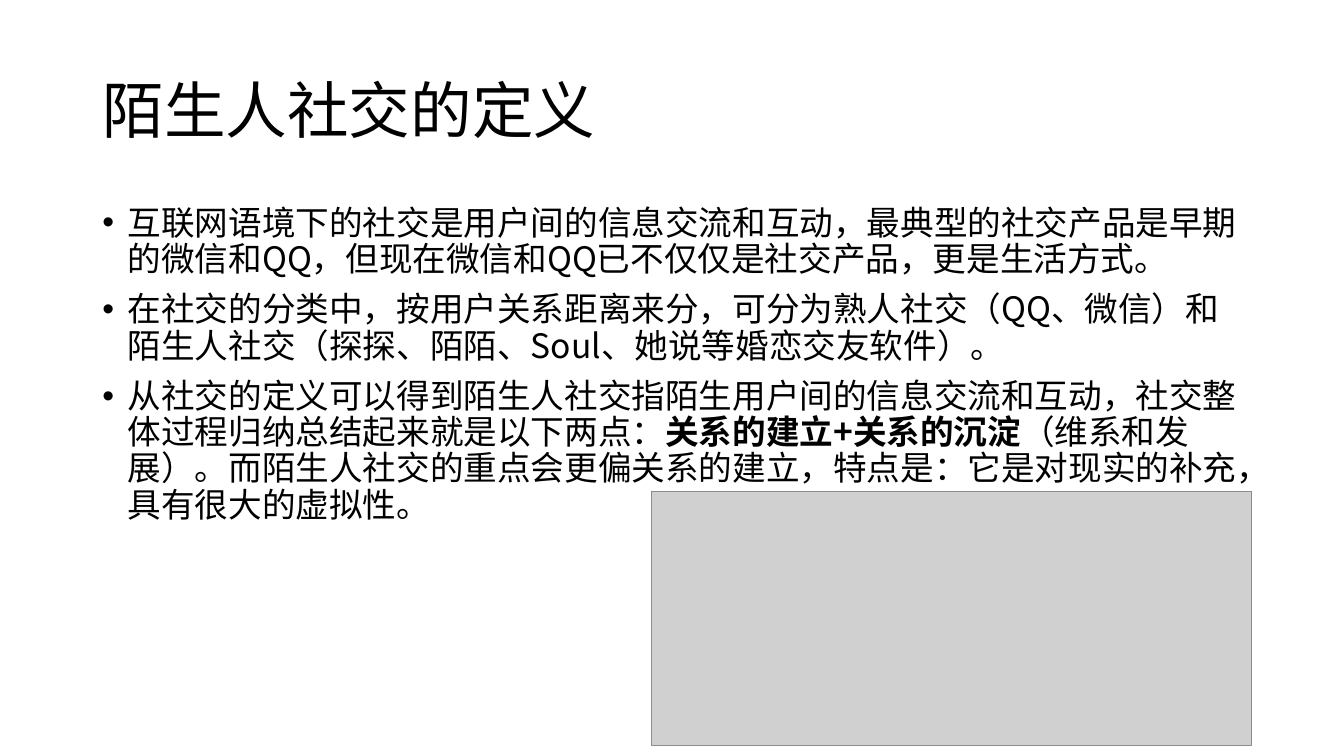
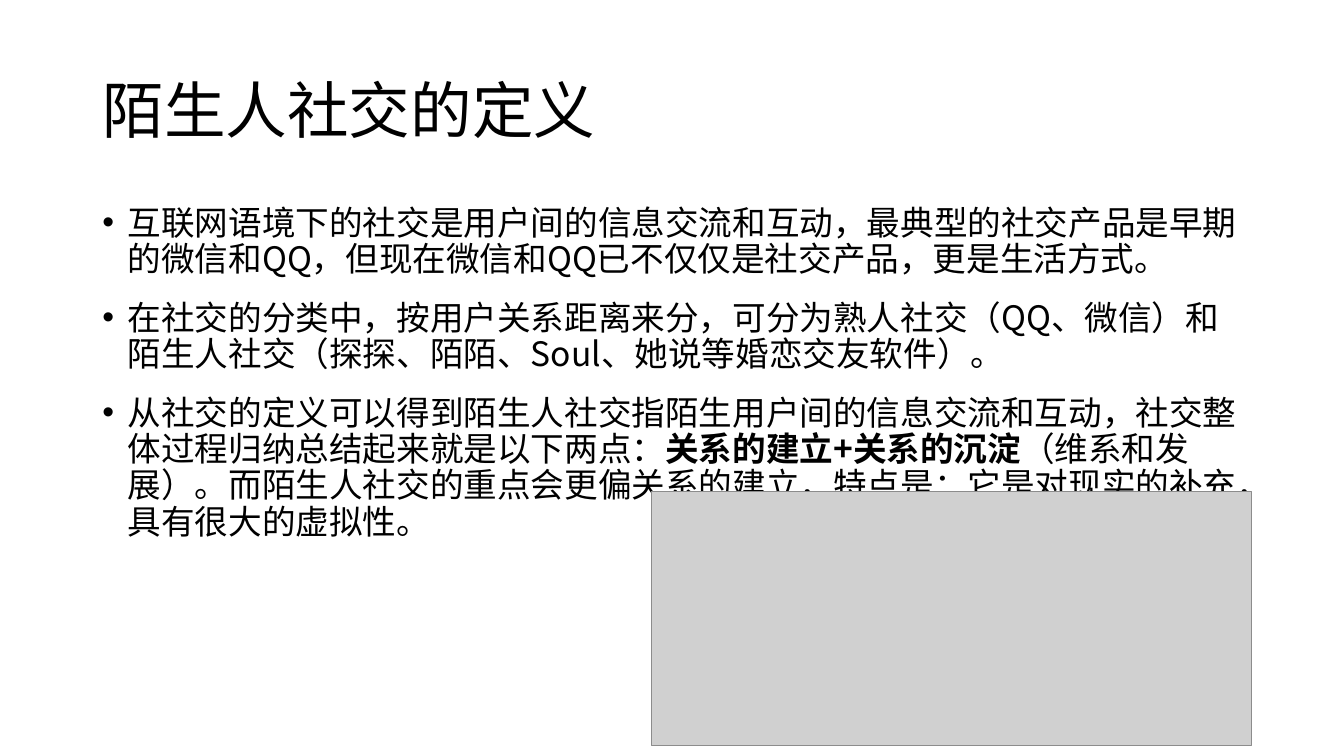
Before and after one commit to TingliangZhang/girlsday2021, a slide deck: slide 3 of SocialMedia/iTag.pptx. Drawn at 1344x756 pixels with LibreOffice and Linux fonts; fonts in the diff are those of the drawing; grey boxes stand for pictures. Boxes give left, top, right and bottom in pixels: in the first picture for what was removed or moved away, otherwise in the second. Text is boxed around its words. In the diff, an @@ line names an element or a change of style, - is before the commit and + after.

```diff
--- a/SocialMedia/iTag.pptx
+++ b/SocialMedia/iTag.pptx
@@ text "互联网语境下的社交是用户间的信息交流和互动，最典型的社交产品是早期的微信和QQ，但现在微信和QQ已不仅仅是社交产品，更是 ..." at bbox=[128, 206, 1270, 537]: more space between paragraphs @@
```
Also in this commit, not shown: 3 other slides changed.
